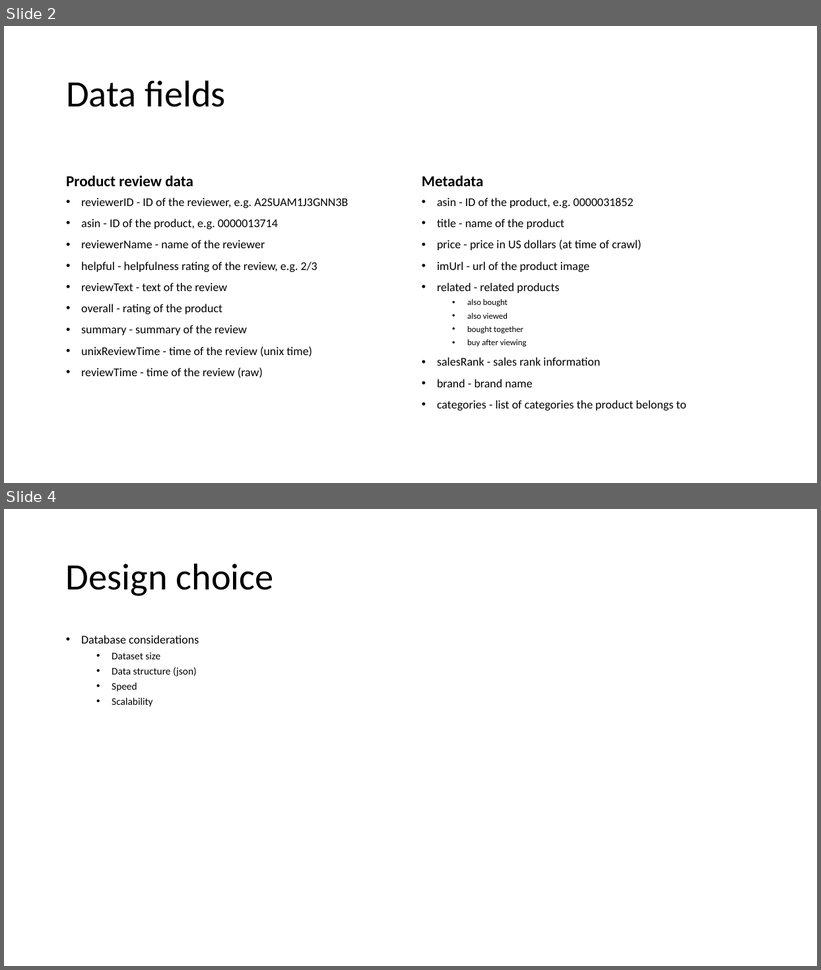
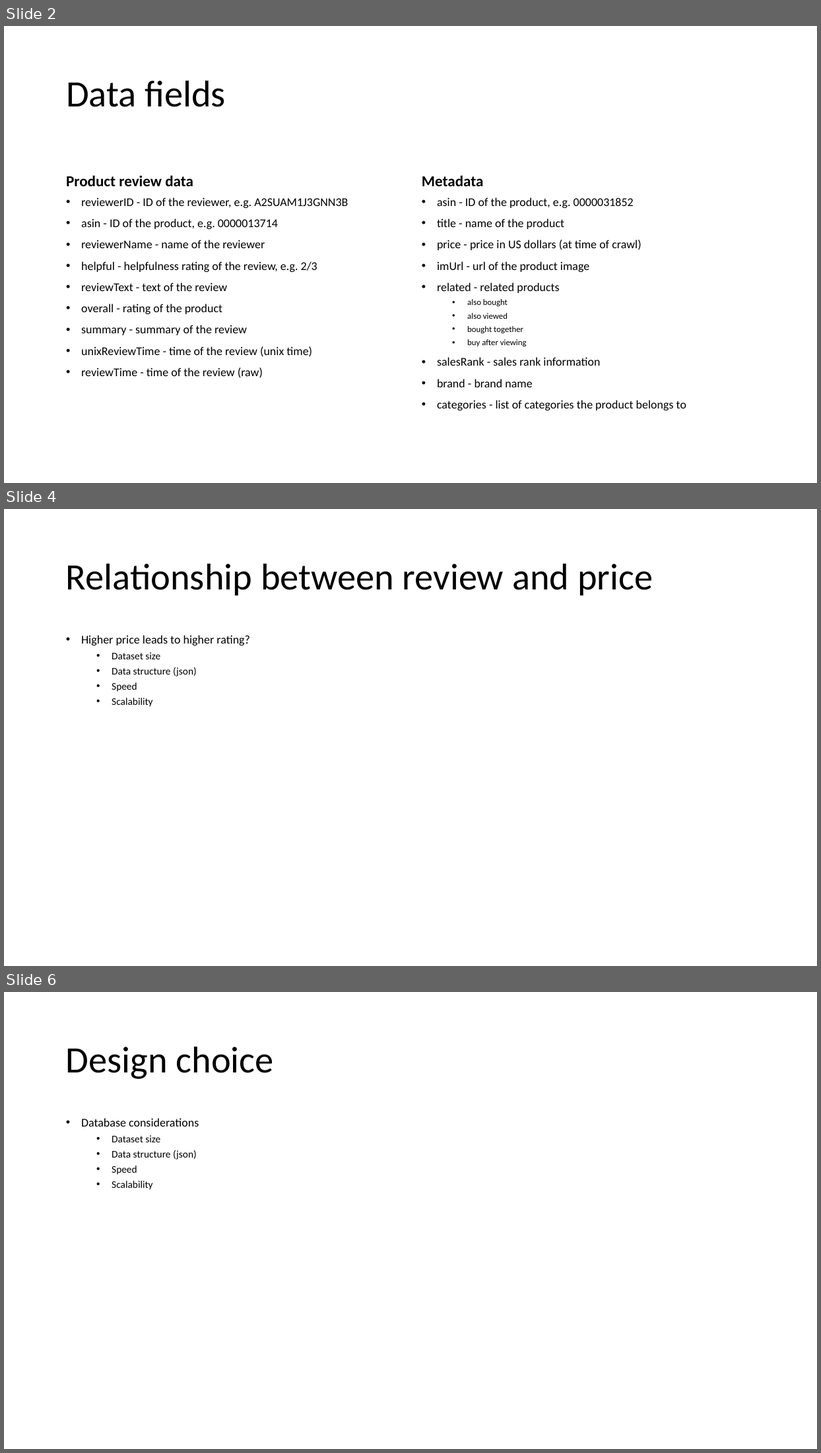
Before and after one commit to joyceXD/product-review, a slide deck: presentation/Product review analysis.pptx. Shown one above the other, each under a label of ours: slides 2 and 4 before the commit, slides 2, 4 and 6 after it; the slides between them are not shown. The pictures are 821x970 and 821x1453 pixels, drawn with LibreOffice and Linux fonts; fonts in the diff are those of the drawing. Boxes give left, top, right and bottom in pixels: in the first picture for what was removed or moved away, otherwise in the second. Text is boxed around its words. In the diff, an @@ line names an element or a change of style, - is before the commit and + after.

```diff
--- a/presentation/Product review analysis.pptx
+++ b/presentation/Product review analysis.pptx
@@ slide 4 added at bbox=[4, 509, 817, 966], background #FFFFFF @@
@@ title added at bbox=[66, 563, 653, 595], 44 pt, text #000000 @@
+Relationship between review and price
@@ text added at bbox=[81, 635, 250, 707], 12 pt, text #000000 @@
+• Higher price leads to higher rating?
+  • Dataset size
+  • Data structure (json)
+  • Speed
+  • Scalability
@@ what was slide 4 is now slide 6 @@
```
Also in this commit, not shown: 1 slide changed, 1 other slide added, 9 other files.
